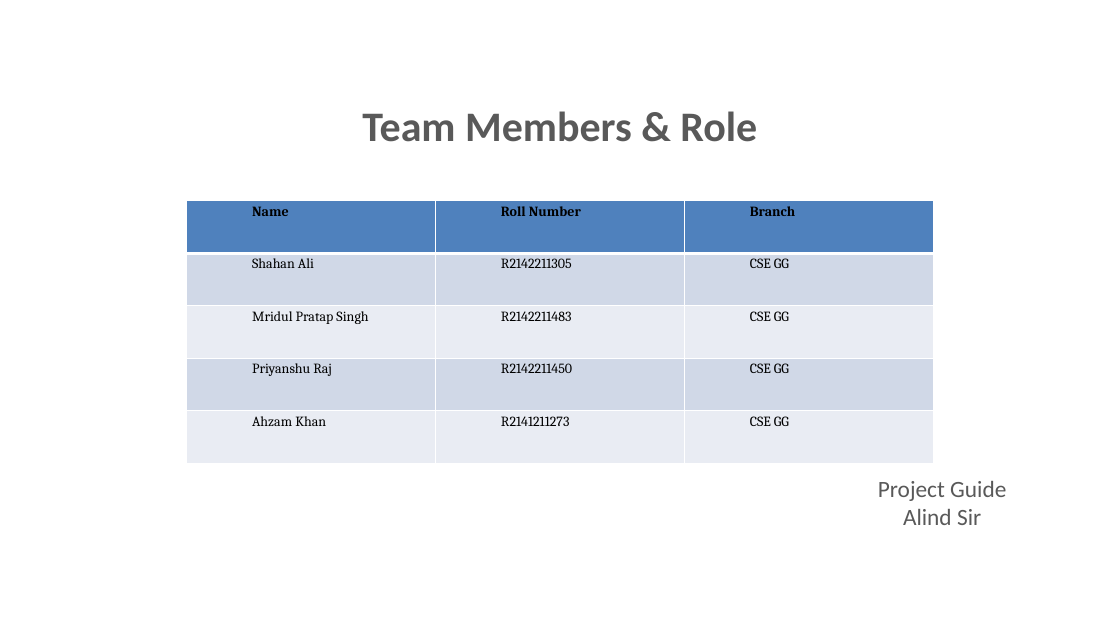
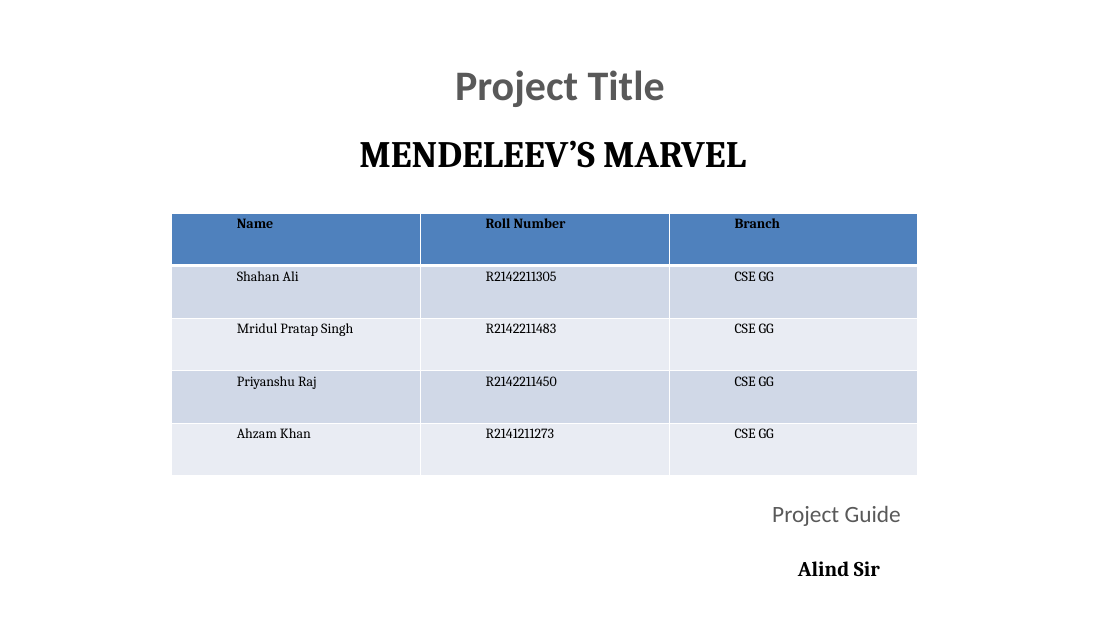
Before and after one commit to shahanxali/Mendeleev-s-Marvel, a slide deck: slide 2 of PPT_.pptx (slide 3 before the commit). Drawn at 1120x630 pixels with LibreOffice and Linux fonts; fonts in the diff are those of the drawing; background and template pictures are left out. Boxes give left, top, right and bottom in pixels: in the first picture for what was removed or moved away, otherwise in the second. Text is boxed around its words. In the diff, an @@ line names an element or a change of style, - is before the commit and + after.

```diff
--- a/PPT_.pptx
+++ b/PPT_.pptx
@@ title added at [455,70,665,107], 36 pt, text #595959, bold @@
+Project Title
@@ title removed at [362,111,757,142] @@
-Team Members & Role
@@ text added at [359,140,746,168], 32 pt, text #000000, bold @@
+MENDELEEV’S MARVEL
@@ table: place and size @@
-table at [187,201,933,463]
+table at [171,213,918,476]
@@ text "Project Guide": place and size @@
-text "Project Guide" at [878,481,1006,525]
+text "Project Guide" at [772,506,901,576]
@@ text at [798,561,880,576]: size 20 to 18 pt, font Calibri to Cambria, text colour #595959 to #000000, bold on in "Alind Sir" @@
```
Also in this commit, not shown: 8 other slides changed, 4 slides added, 8 slides removed, 7 other files.
